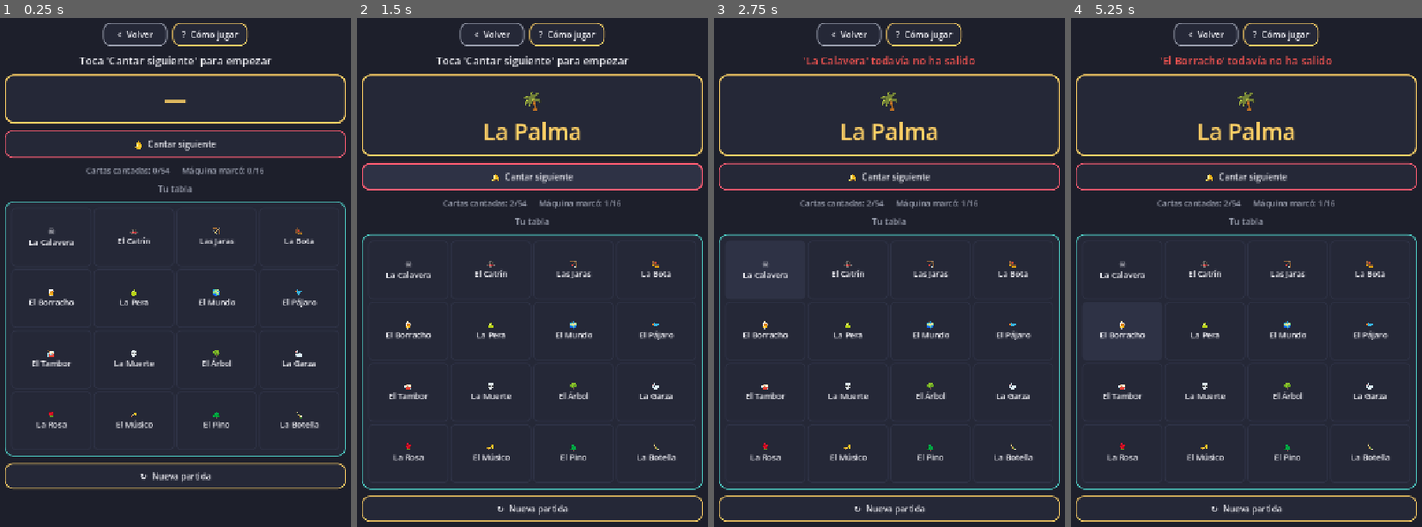
Above: before the commit, frames 1-4 (left to right).
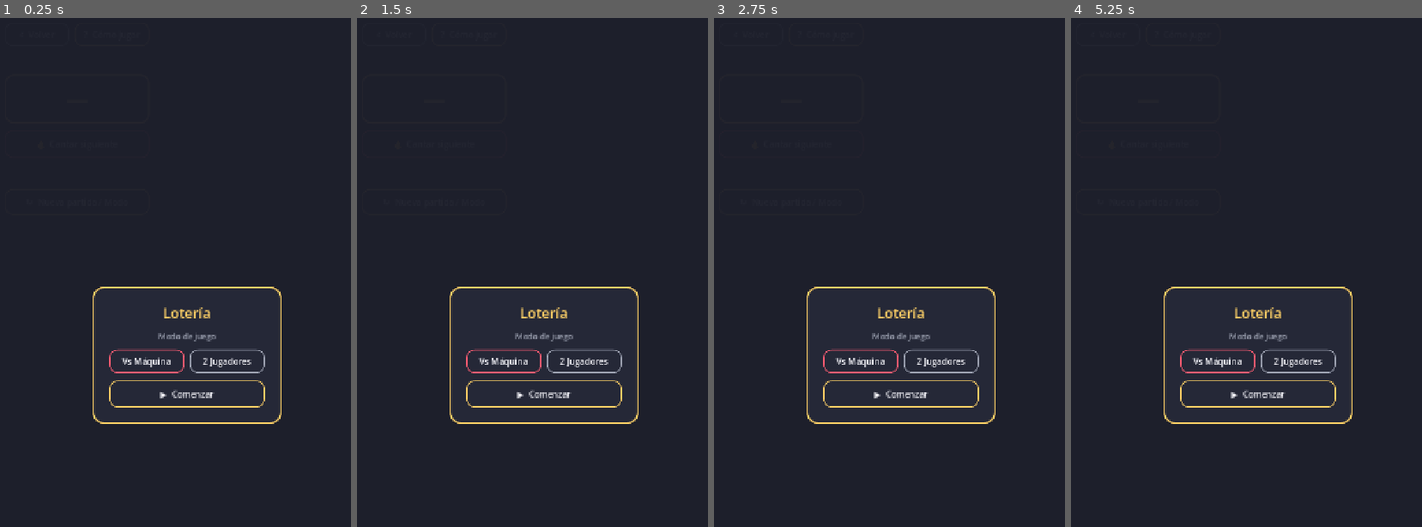
Above: after the commit, the same moments.

Repository: jfrodriguezva/Arcade
Game: Godot game, scene res://games/board/loteria/loteria.tscn
The game is run twice, just before and just after one commit, with the same random seed, the same clock (stepped at 60 frames per second) and the same inputs. This scene is started directly instead of the project's main scene.
Inputs (mouse positions are in pixels of both pictures, inside the frame that each line leads up to):
- Up to frame 1 (0.25 s): no input
- Up to frame 2 (1.5 s): click "🔔 Cantar siguiente" at 0.5 s; click "🔔 Cantar siguiente" at 1.25 s
- Up to frame 3 (2.75 s): click (766, 272) at 2 s, where only the run before the commit has a clickable "☠️ La Calavera"
- Up to frame 4 (5.25 s): click (1204, 272) at 2.75 s, where only the run before the commit has a clickable "🎩 El Catrín"; click (1288, 272) at 3.5 s, where only the run before the commit has a clickable "🏹 Las Jaras"; click (1369, 272) at 4.25 s, where only the run before the commit has a clickable "🥾 La Bota"; click (1123, 333) at 5 s, where only the run before the commit has a clickable "🍺 El Borracho"

The runs differ from the first frame. In frame 1, 8.7% of the frame differs, in the area x 1-99%, y 1-93%; in frame 2, 14%, in the area x 1-99%, y 1-99%; in frame 3, 12%; in frame 4, 12%.

Commit message:
Loteria: modo 2 Jugadores
A diferencia de Batalla Naval y Domino, la Loteria no tiene
informacion que ocultar entre jugadores (como en la mesa real),
asi que el modo 2 Jugadores muestra AMBAS tablas a la vez en vez de
pantalla de "pasa el dispositivo": Jugador 1 y Jugador 2 marcan su
propia tabla de forma independiente, cualquiera puede tocar "Cantar
siguiente", y gana quien complete su linea primero.

UI se reconstruye segun el modo (_build_boards_ui): 1 tabla en Vs
Maquina, 2 tablas en 2 Jugadores.

Validado: se crean las 16 casillas de cada tabla en pvp, deteccion
de linea ganadora independiente para Jugador 1 y Jugador 2, y que
en pve solo existe la tabla del jugador (la maquina no tiene
botones, se marca sola internamente).

Co-Authored-By: Claude Sonnet 5 <noreply@anthropic.com>

Diff:
--- a/games/board/loteria/loteria.gd
+++ b/games/board/loteria/loteria.gd
@@ -1,7 +1,9 @@
 extends Control
-## Lotería Mexicana contra la máquina. Ambos reciben una tabla de 16
-## cartas; el mazo (54 cartas clásicas) se canta una por una y hay que
-## marcar tu tabla a tiempo. Gana quien complete primero una línea
+## Lotería Mexicana: Vs Máquina (tu tabla vs la de la máquina, que se
+## marca sola) o 2 Jugadores (ambas tablas visibles a la vez y cada
+## quien marca la suya — no hay información que ocultar, como en la
+## Lotería de mesa real, así que no hace falta pasar el dispositivo).
+## El mazo se canta una por una; gana quien complete primero una línea
 ## (fila, columna o diagonal).
 
 const GAME_ID := "loteria"
@@ -34,34 +36,40 @@
 	"La Palma": "🌴", "La Maceta": "🪴", "El Arpa": "🎶", "La Rana": "🐸",
 }
 
-const HELP_TEXT := "Tú y la máquina reciben una tabla de 16 cartas cada uno, tomadas al azar del mazo de 54.
-
-- Toca 'Cantar siguiente' para revelar la próxima carta del mazo.
-- Si esa carta está en tu tabla, tócala para marcarla (la máquina se marca sola).
+const HELP_TEXT := "Cada quien recibe una tabla de 16 cartas, tomadas al azar del mazo de 54.
+
+- Toca 'Cantar siguiente' para revelar la próxima carta del mazo (cualquiera puede tocarlo).
+- Si esa carta está en tu tabla, tócala para marcarla.
 - Gana quien complete primero una línea de 4: fila, columna o diagonal.
 
-Si el mazo se acaba sin que nadie complete línea, es un empate."
+En 2 Jugadores ambas tablas están a la vista todo el tiempo — como en la Lotería real, no hay nada que ocultar. Si el mazo se acaba sin que nadie complete línea, es empate."
 
 var call_order: Array = []
 var call_index: int = 0
 var called_set: Dictionary = {}
 var current_call: String = ""
 
-var player_board: Array = []
-var player_marked: Array = []
-var bot_board: Array = []
-var bot_marked: Array = []
+var boards: Dictionary = {}
+var marked: Dictionary = {}
+var board_buttons: Dictionary = {}
+var mode: String = "pve"
 var game_over: bool = false
 
 var status_label: Label
 var call_label: Label
 var info_label: Label
 var call_btn: Button
-var board_buttons: Array = []
+var boards_container: VBoxContainer
 
 
 func _ready() -> void:
 	_build_ui()
+	UIKit.show_setup_overlay(self, "Lotería", true, false, _on_setup_confirmed)
+
+
+func _on_setup_confirmed(config: Dictionary) -> void:
+	mode = config["mode"]
+	_build_boards_ui()
 	_new_game()
 
 
@@ -107,38 +115,60 @@
 	info_label = UIKit.title_label("", 15, UIKit.COLOR_TEXT_DIM)
 	vbox.add_child(info_label)
 
-	vbox.add_child(UIKit.title_label("Tu tabla", 16, UIKit.COLOR_TEXT_DIM))
-
-	var board_panel := PanelContainer.new()
-	board_panel.add_theme_stylebox_override("panel", UIKit.stylebox(UIKit.COLOR_PANEL, UIKit.COLOR_ACCENT_2, 16, 2))
-	vbox.add_child(board_panel)
-	var board_margin := MarginContainer.new()
+	boards_container = VBoxContainer.new()
+	boards_container.add_theme_constant_override("separation", 12)
+	vbox.add_child(boards_container)
+
+	var restart_btn := Button.new()
+	restart_btn.text = "↻  Nueva partida / Modo"
+	restart_btn.custom_minimum_size = Vector2(220, 48)
+	UIKit.style_button(restart_btn, UIKit.COLOR_ACCENT_3)
+	restart_btn.pressed.connect(func() -> void: UIKit.show_setup_overlay(self, "Lotería", true, false, _on_setup_confirmed))
+	vbox.add_child(restart_btn)
+
+
+func _build_boards_ui() -> void:
+	for child: Node in boards_container.get_children():
+		child.queue_free()
+	board_buttons = {"player": [], "bot": []}
+
+	if mode == "pve":
+		boards_container.add_child(UIKit.title_label("Tu tabla", 16, UIKit.COLOR_TEXT_DIM))
+		boards_container.add_child(_build_board_panel("player", UIKit.COLOR_ACCENT_2))
+	else:
+		boards_container.add_child(UIKit.title_label("Jugador 1 (rosa)", 16, UIKit.COLOR_ACCENT))
+		boards_container.add_child(_build_board_panel("player", UIKit.COLOR_ACCENT))
+		boards_container.add_child(UIKit.title_label("Jugador 2 (teal)", 16, UIKit.COLOR_ACCENT_2))
+		boards_container.add_child(_build_board_panel("bot", UIKit.COLOR_ACCENT_2))
+
+
+func _build_board_panel(owner: String, accent: Color) -> PanelContainer:
+	var panel := PanelContainer.new()
+	panel.add_theme_stylebox_override("panel", UIKit.stylebox(UIKit.COLOR_PANEL, accent, 16, 2))
+	var m := MarginContainer.new()
 	for side: String in ["margin_left", "margin_right", "margin_top", "margin_bottom"]:
-		board_margin.add_theme_constant_override(side, 10)
-	board_panel.add_child(board_margin)
+		m.add_theme_constant_override(side, 10)
+	panel.add_child(m)
 
 	var grid := GridContainer.new()
 	grid.columns = 4
 	grid.add_theme_constant_override("h_separation", 4)
 	grid.add_theme_constant_override("v_separation", 4)
-	board_margin.add_child(grid)
-
+	m.add_child(grid)
+
+	var card_size: Vector2 = Vector2(150, 110) if mode == "pve" else Vector2(140, 100)
+	var list: Array = []
 	for i in range(16):
 		var btn := Button.new()
-		btn.custom_minimum_size = Vector2(150, 110)
-		btn.add_theme_font_size_override("font_size", 15)
+		btn.custom_minimum_size = card_size
+		btn.add_theme_font_size_override("font_size", 14)
 		btn.autowrap_mode = TextServer.AUTOWRAP_WORD
 		UIKit.style_button(btn, UIKit.COLOR_BG_LIGHT, 8)
-		btn.pressed.connect(_on_card_pressed.bind(i))
+		btn.pressed.connect(_on_card_pressed.bind(owner, i))
 		grid.add_child(btn)
-		board_buttons.append(btn)
-
-	var restart_btn := Button.new()
-	restart_btn.text = "↻  Nueva partida"
-	restart_btn.custom_minimum_size = Vector2(200, 48)
-	UIKit.style_button(restart_btn, UIKit.COLOR_ACCENT_3)
-	restart_btn.pressed.connect(_new_game)
-	vbox.add_child(restart_btn)
+		list.append(btn)
+	board_buttons[owner] = list
+	return panel
 
 
 func _new_game() -> void:
@@ -151,16 +181,15 @@
 
 	var shuffled: Array = DECK.duplicate()
 	shuffled.shuffle()
-	player_board = shuffled.slice(0, 16)
-
+	boards["player"] = shuffled.slice(0, 16)
 	shuffled.shuffle()
-	bot_board = shuffled.slice(0, 16)
-
-	player_marked = []
-	bot_marked = []
+	boards["bot"] = shuffled.slice(0, 16)
+
+	marked["player"] = []
+	marked["bot"] = []
 	for i in range(16):
-		player_marked.append(false)
-		bot_marked.append(false)
+		marked["player"].append(false)
+		marked["bot"].append(false)
 
 	status_label.text = "Toca 'Cantar siguiente' para empezar"
 	status_label.add_theme_color_override("font_color", UIKit.COLOR_TEXT)
@@ -171,17 +200,25 @@
 	call_label.text = "%s\n%s" % [ICONS.get(current_call, "🃏"), current_call] if current_call != "" else "—"
 	call_btn.disabled = game_over or call_index >= call_order.size()
 
-	var bot_count := 0
-	for m: bool in bot_marked:
-		if m:
-			bot_count += 1
-	info_label.text = "Cartas cantadas: %d/%d      Máquina marcó: %d/16" % [call_index, call_order.size(), bot_count]
-
+	if mode == "pve":
+		var bot_count := 0
+		for m: bool in marked["bot"]:
+			if m:
+				bot_count += 1
+		info_label.text = "Cartas cantadas: %d/%d      Máquina marcó: %d/16" % [call_index, call_order.size(), bot_count]
+		_redraw_board("player")
+	else:
+		info_label.text = "Cartas cantadas: %d/%d" % [call_index, call_order.size()]
+		_redraw_board("player")
+		_redraw_board("bot")
+
+
+func _redraw_board(owner: String) -> void:
 	for i in range(16):
-		var btn: Button = board_buttons[i]
-		var name: String = player_board[i]
+		var btn: Button = board_buttons[owner][i]
+		var name: String = boards[owner][i]
 		btn.text = "%s\n%s" % [ICONS.get(name, "🃏"), name]
-		if player_marked[i]:
+		if marked[owner][i]:
 			UIKit.style_button(btn, UIKit.COLOR_ACCENT_3, 8)
 			btn.add_theme_color_override("font_color", UIKit.COLOR_BG)
 		elif called_set.has(name):
@@ -190,11 +227,11 @@
 			UIKit.style_button(btn, UIKit.COLOR_BG_LIGHT, 8)
 
 
-func _has_line(marked: Array) -> bool:
+func _has_line(m: Array) -> bool:
 	for r in range(4):
 		var row_ok := true
 		for c in range(4):
-			if not marked[r * 4 + c]:
+			if not m[r * 4 + c]:
 				row_ok = false
 				break
 		if row_ok:
@@ -203,7 +240,7 @@
 	for c in range(4):
 		var col_ok := true
 		for r in range(4):
-			if not marked[r * 4 + c]:
+			if not m[r * 4 + c]:
 				col_ok = false
 				break
 		if col_ok:
@@ -212,9 +249,9 @@
 	var diag1 := true
 	var diag2 := true
 	for i in range(4):
-		if not marked[i * 4 + i]:
+		if not m[i * 4 + i]:
 			diag1 = false
-		if not marked[i * 4 + (3 - i)]:
+		if not m[i * 4 + (3 - i)]:
 			diag2 = false
 	return diag1 or diag2
 
@@ -227,49 +264,60 @@
 	call_index += 1
 	called_set[current_call] = true
 
-	for i in range(16):
-		if bot_board[i] == current_call:
-			bot_marked[i] = true
-
-	_redraw_all()
-
-	if _has_line(bot_marked):
-		_end_game(false)
+	if mode == "pve":
+		for i in range(16):
+			if boards["bot"][i] == current_call:
+				marked["bot"][i] = true
+
+	_redraw_all()
+
+	if mode == "pve" and _has_line(marked["bot"]):
+		_end_game("bot")
 		return
 
 	if call_index >= call_order.size():
 		status_label.text = "Última carta cantada"
 		status_label.add_theme_color_override("font_color", UIKit.COLOR_TEXT_DIM)
-		if not _has_line(player_marked):
+		var anyone_won: bool = _has_line(marked["player"]) or (mode == "pvp" and _has_line(marked["bot"]))
+		if not anyone_won:
 			_end_game_draw()
 
 
-func _on_card_pressed(i: int) -> void:
+func _on_card_pressed(owner: String, i: int) -> void:
 	if game_over:
 		return
-	var name: String = player_board[i]
+	if mode == "pve" and owner != "player":
+		return
+
+	var name: String = boards[owner][i]
 	if not called_set.has(name):
 		status_label.text = "'%s' todavía no ha salido" % name
 		status_label.add_theme_color_override("font_color", UIKit.COLOR_DANGER)
 		return
 
-	player_marked[i] = not player_marked[i]
-	_redraw_all()
-
-	if _has_line(player_marked):
-		_end_game(true)
-
-
-func _end_game(player_won: bool) -> void:
+	marked[owner][i] = not marked[owner][i]
+	_redraw_all()
+
+	if _has_line(marked[owner]):
+		_end_game(owner)
+
+
+func _end_game(winner: String) -> void:
 	game_over = true
-	if player_won:
-		status_label.text = "¡Lotería! Completaste la línea primero"
+	if mode == "pve":
+		if winner == "player":
+			status_label.text = "¡Lotería! Completaste la línea primero"
+			status_label.add_theme_color_override("font_color", UIKit.COLOR_ACCENT_3)
+			_record_result("wins")
+		else:
+			status_label.text = "La máquina cantó línea antes que tú"
+			status_label.add_theme_color_override("font_color", UIKit.COLOR_DANGER)
+			_record_result("losses")
+	else:
+		var label: String = "Jugador 1 (rosa)" if winner == "player" else "Jugador 2 (teal)"
+		status_label.text = "¡Lotería! Ganó %s" % label
 		status_label.add_theme_color_override("font_color", UIKit.COLOR_ACCENT_3)
-		_record_result("wins")
-	else:
-		status_label.text = "La máquina cantó línea antes que tú"
-		status_label.add_theme_color_override("font_color", UIKit.COLOR_DANGER)
-		_record_result("losses")
+		AudioManager.play_win()
 	_redraw_all()
 
 
@@ -277,7 +325,8 @@
 	game_over = true
 	status_label.text = "Se acabó el mazo sin línea completa"
 	status_label.add_theme_color_override("font_color", UIKit.COLOR_TEXT_DIM)
-	_record_result("draws")
+	if mode == "pve":
+		_record_result("draws")
 	_redraw_all()
 
 
